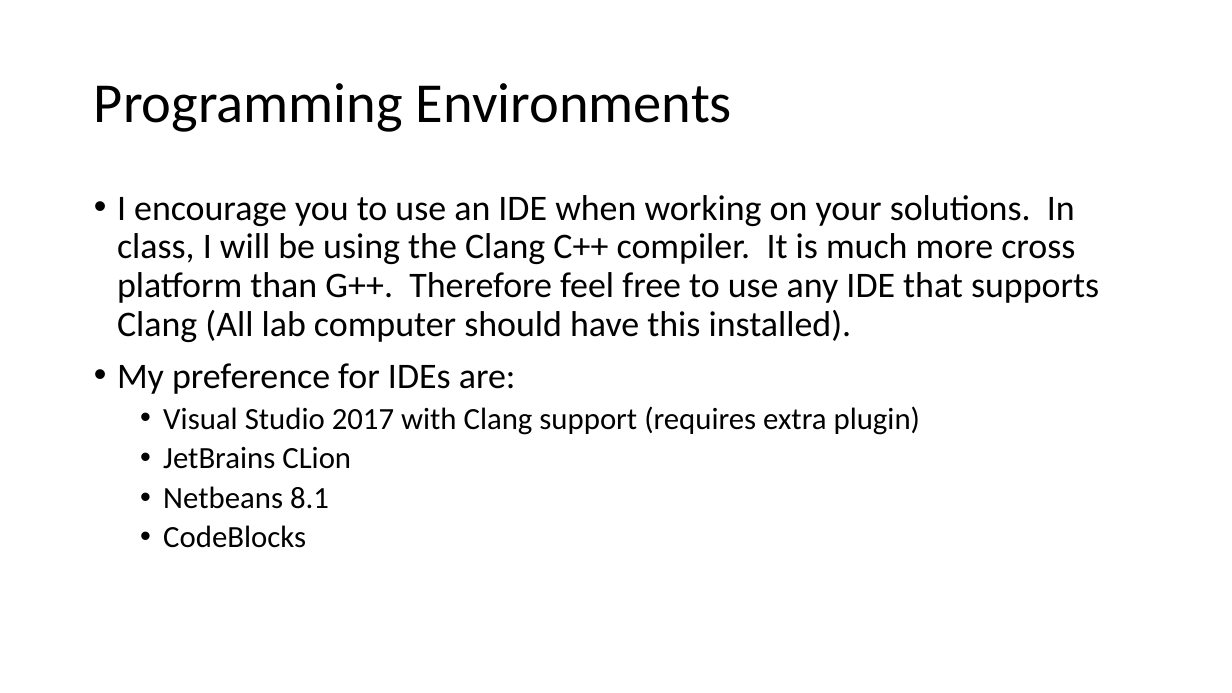
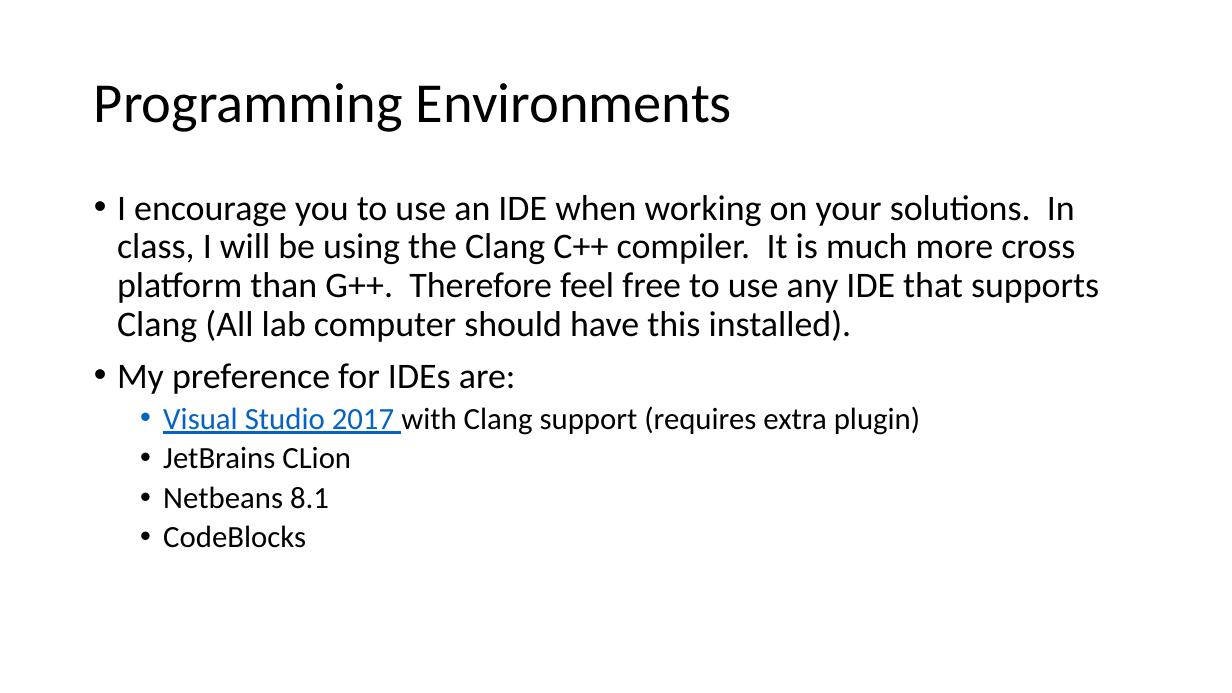
Before and after one commit to acarteas/Teaching-DataStructures, a slide deck: slide 8 of lectures/2018-01-16 introduction/2018-01-16 introduction.pptx. Drawn at 1232x693 pixels with LibreOffice and Linux fonts; fonts in the diff are those of the drawing. Boxes give left, top, right and bottom in pixels: in the first picture for what was removed or moved away, otherwise in the second. Text is boxed around its words. In the diff, an @@ line names an element or a change of style, - is before the commit and + after.

```diff
--- a/lectures/2018-01-16 introduction/2018-01-16 introduction.pptx
+++ b/lectures/2018-01-16 introduction/2018-01-16 introduction.pptx
@@ text at (163,406,920,435): text colour #000000 to #0563C1, underline on in "Visual Studio 2017" @@
```
Also in this commit, not shown: 1 slide added.
